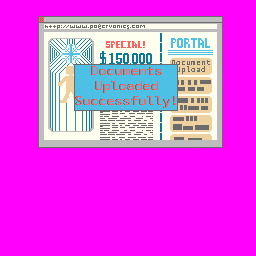
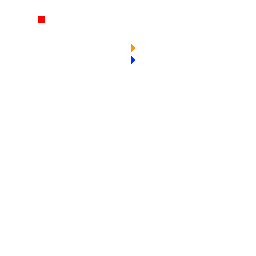
The second 256×256 image is a revision of the first. Changes to its layers:
added group "Music" with 8 layers above "Web" over [0, 0, 256, 256]
added layer "collision map" (1st of 3, in "Music") in group "Music" over [0, 0, 256, 256]
added layer "play" in group "Music" over [122, 32, 197, 139]
added layer "Layer 2" in group "Music" over [44, 25, 217, 144]
added layer "window" (1st of 2, in "Music") in group "Music" over [38, 16, 223, 148]
hid group "Web" (6 layers) over [0, 0, 256, 256]
showed "top bar" over [2, 1, 239, 40]
showed "icons" over [3, 13, 233, 91]
showed "Layer 1" over [0, 0, 240, 160]
